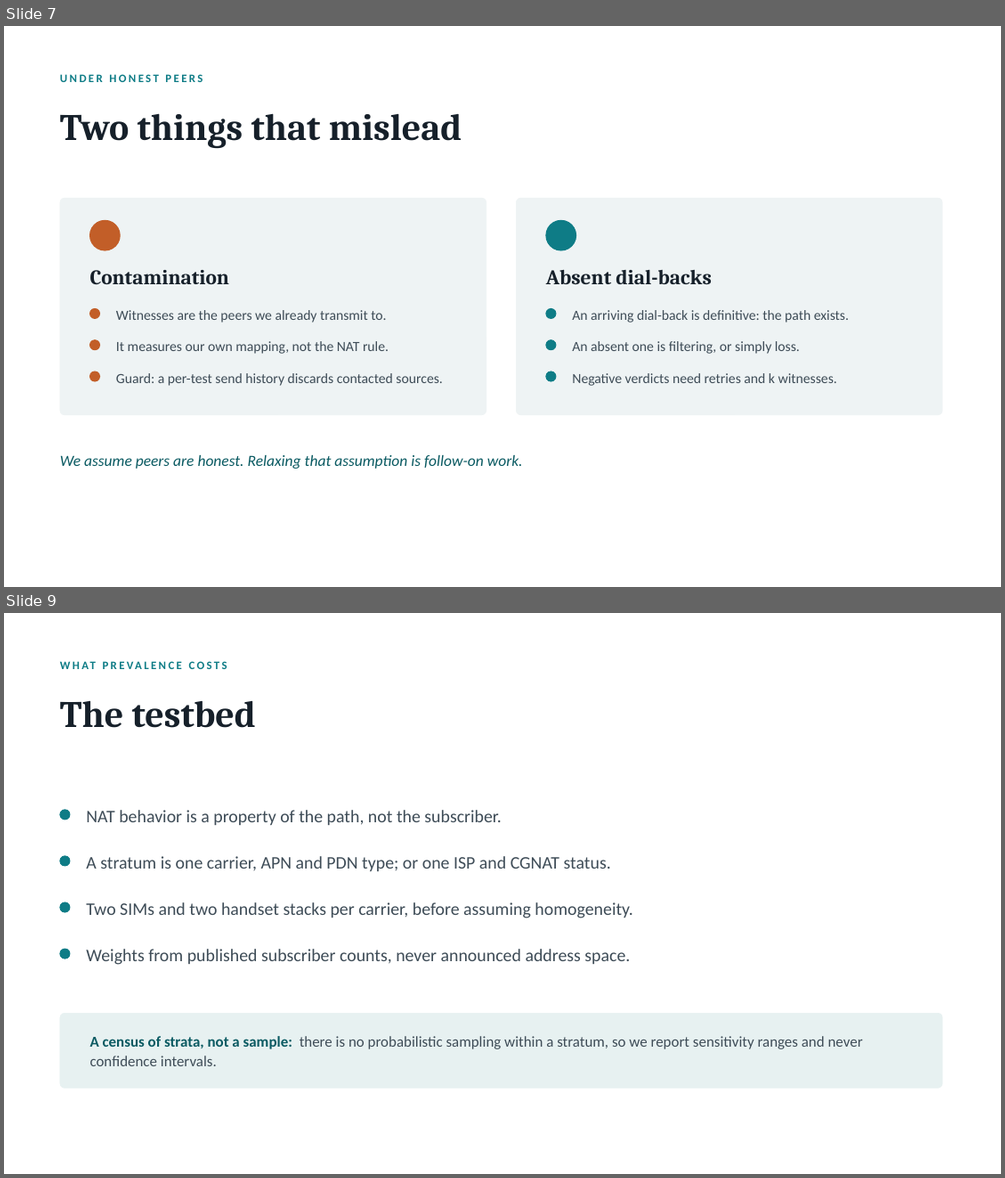
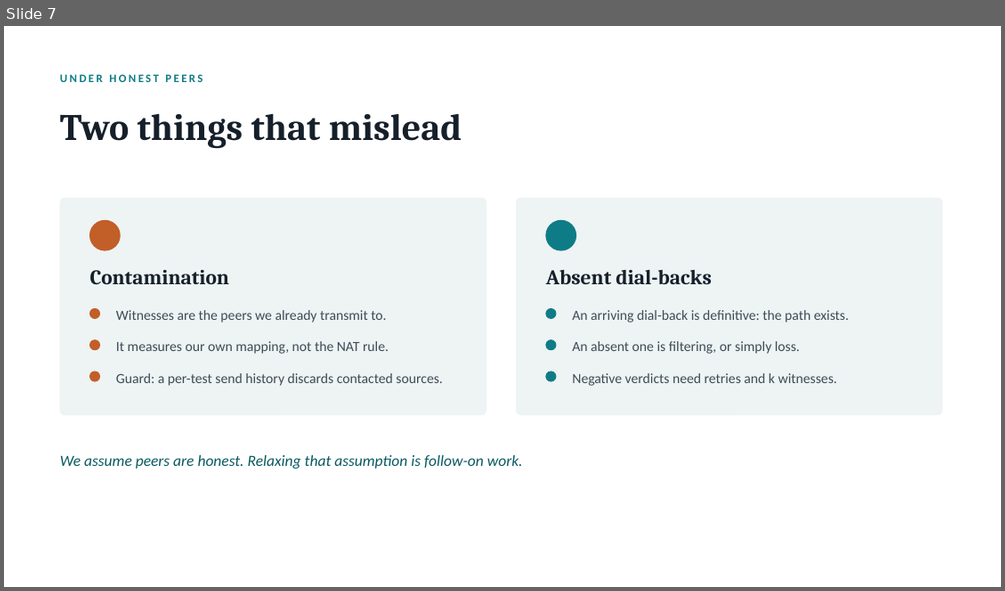
Before and after one commit to danbachar/grassroots-networking, a slide deck: docs/student-projects/grassroots-nat-project.pptx. Shown one above the other, each under a label of ours: slides 7 and 9 before the commit, slide 7 after it; the slides between them are not shown. The pictures are 1005x1178 and 1005x591 pixels, drawn with LibreOffice and Linux fonts; fonts in the diff are those of the drawing. Boxes give left, top, right and bottom in pixels: in the first picture for what was removed or moved away, otherwise in the second. Text is boxed around its words. In the diff, an @@ line names an element or a change of style, - is before the commit and + after.

```diff
--- a/docs/student-projects/grassroots-nat-project.pptx
+++ b/docs/student-projects/grassroots-nat-project.pptx
@@ slide 9 removed at [4, 613, 1001, 1174], background #FFFFFF @@
@@ text removed at [60, 654, 942, 676] @@
-WHAT PREVALENCE COSTS
@@ text removed at [60, 700, 256, 728] @@
-The testbed
@@ ellipse removed at [60, 810, 70, 819] @@
@@ text removed at [86, 810, 501, 825] @@
-NAT behavior is a property of the path, not the subscriber.
@@ ellipse removed at [60, 856, 70, 866] @@
@@ text removed at [86, 856, 611, 871] @@
-A stratum is one carrier, APN and PDN type; or one ISP and CGNAT status.
@@ ellipse removed at [60, 902, 70, 912] @@
@@ text removed at [86, 902, 633, 918] @@
-Two SIMs and two handset stacks per carrier, before assuming homogeneity.
@@ ellipse removed at [60, 949, 70, 958] @@
@@ text removed at [86, 949, 630, 965] @@
-Weights from published subscriber counts, never announced address space.
@@ rounded rectangle removed at [60, 1013, 942, 1088] @@
@@ text removed at [90, 1036, 863, 1066] @@
-A census of strata, not a sample: there is no probabilistic sampling within a stratum, so we report sensitivity ranges and never confidence intervals.
```
Also in this commit, not shown: 2 slides changed, 1 slide added, 1 other slide removed, 1 other file.
